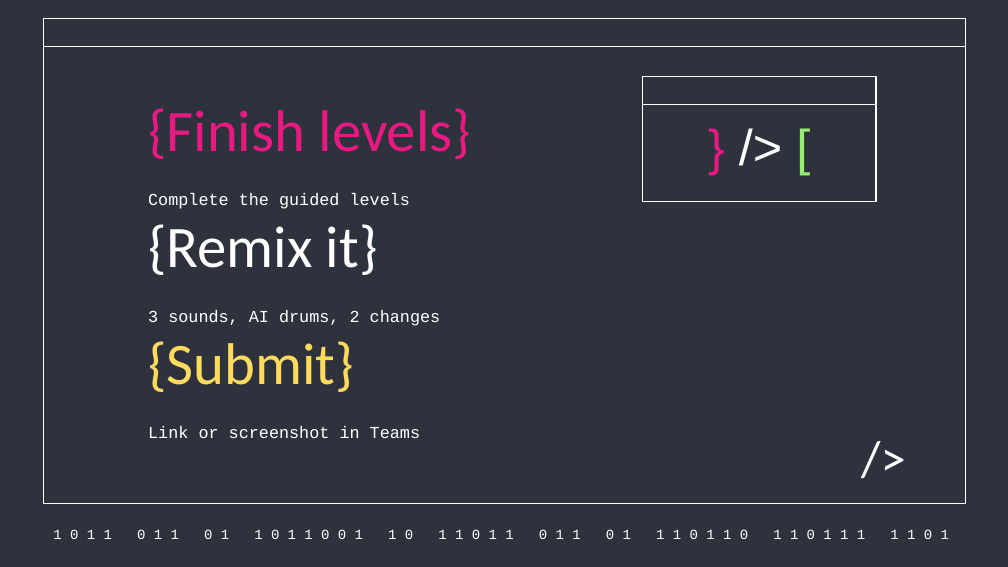
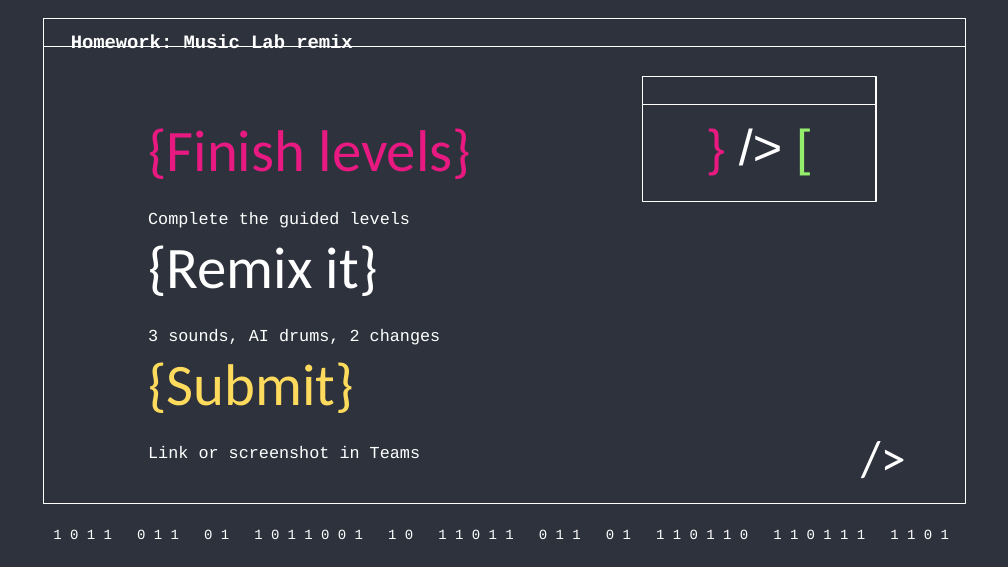
Before and after one commit to aghimir3/KidsComputerScience, a slide deck: slide 24 of 2026-07-11_Intro_to_Computer_Science_Programming/2026-07-11_Intro_to_Computer_Science_Programming.pptx. Drawn at 1008x567 pixels with LibreOffice and Linux fonts; fonts in the diff are those of the drawing. Boxes give left, top, right and bottom in pixels: in the first picture for what was removed or moved away, otherwise in the second. Text is boxed around its words. In the diff, an @@ line names an element or a change of style, - is before the commit and + after.

```diff
--- a/2026-07-11_Intro_to_Computer_Science_Programming/2026-07-11_Intro_to_Computer_Science_Programming.pptx
+++ b/2026-07-11_Intro_to_Computer_Science_Programming/2026-07-11_Intro_to_Computer_Science_Programming.pptx
@@ text added at box(71, 34, 352, 48), 13.5 pt, text #FFFFFF, bold @@
+Homework: Music Lab remix
@@ title "{Finish levels}": place and size @@
-title "{Finish levels}" at box(148, 108, 472, 159)
+title "{Finish levels}" at box(148, 128, 472, 179)
@@ title "{Remix it}": place and size @@
-title "{Remix it}" at box(148, 224, 378, 275)
+title "{Remix it}" at box(148, 245, 378, 296)
@@ title "{Submit}": place and size @@
-title "{Submit}" at box(148, 341, 354, 392)
+title "{Submit}" at box(148, 362, 354, 413)
@@ 3 subtitles: place and size @@
-3 subtitles at box(148, 193, 441, 438)
+3 subtitles at box(148, 212, 441, 458)
```
Also in this commit, not shown: 15 other slides changed, 1 other file.
